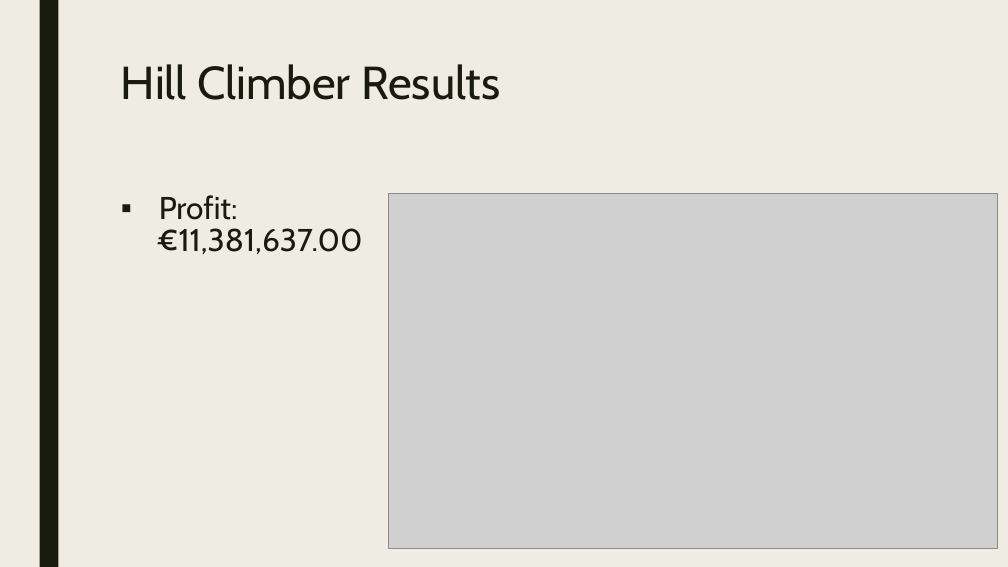
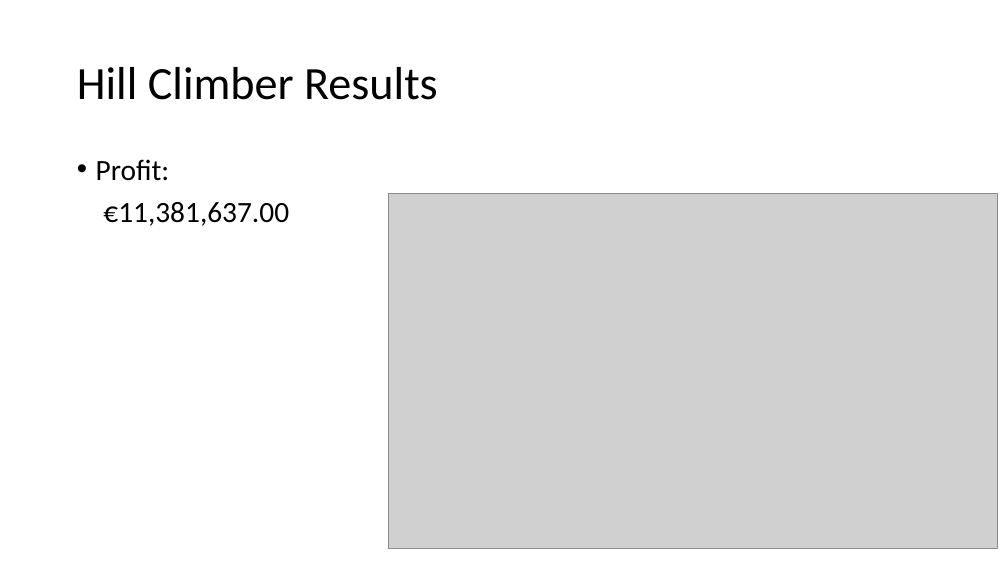
Before and after one commit to WouterDuijn/heuristic, a slide deck: slide 8 of doc/Mokum Airways.pptx. Drawn at 1008x567 pixels with LibreOffice and Linux fonts; fonts in the diff are those of the drawing; grey boxes stand for pictures. Boxes give left, top, right and bottom in pixels: in the first picture for what was removed or moved away, otherwise in the second. Text is boxed around its words. In the diff, an @@ line names an element or a change of style, - is before the commit and + after.

```diff
--- a/doc/Mokum Airways.pptx
+++ b/doc/Mokum Airways.pptx
@@ background #EFEDE3 to #FFFFFF @@
@@ rectangle removed at [39,0,58,567] @@
@@ title "Hill Climber Results": place and size @@
-title "Hill Climber Results" at [121,64,500,100]
+title "Hill Climber Results" at [77,67,438,100]
@@ title "Hill Climber Results" at [77,67,438,100]: font Cabin to Calibri, text colour #191B0E to #000000; line spacing 0.89 to 0.9; vertical alignment top to middle @@
@@ text "Profit:": place and size @@
-text "Profit:" at [156,195,362,255]
+text "Profit:" at [96,159,289,226]
@@ text "Profit:" at [96,159,289,226]: size 30 to 28 pt, font Cabin to Calibri, text colour #191B0E to #000000; bullet ▪ to •; line spacing 0.84 to 0.9; more space between paragraphs; vertical alignment bottom to top @@
```
Also in this commit, not shown: 11 other slides changed, 1 slide added, 1 slide removed.
